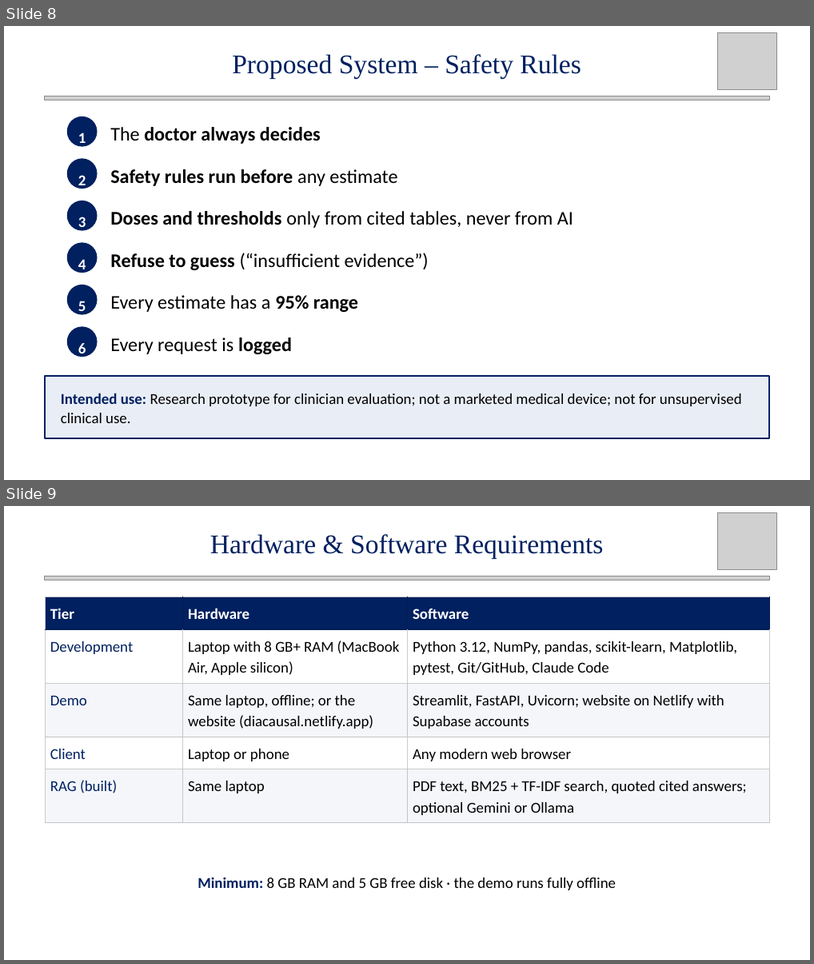
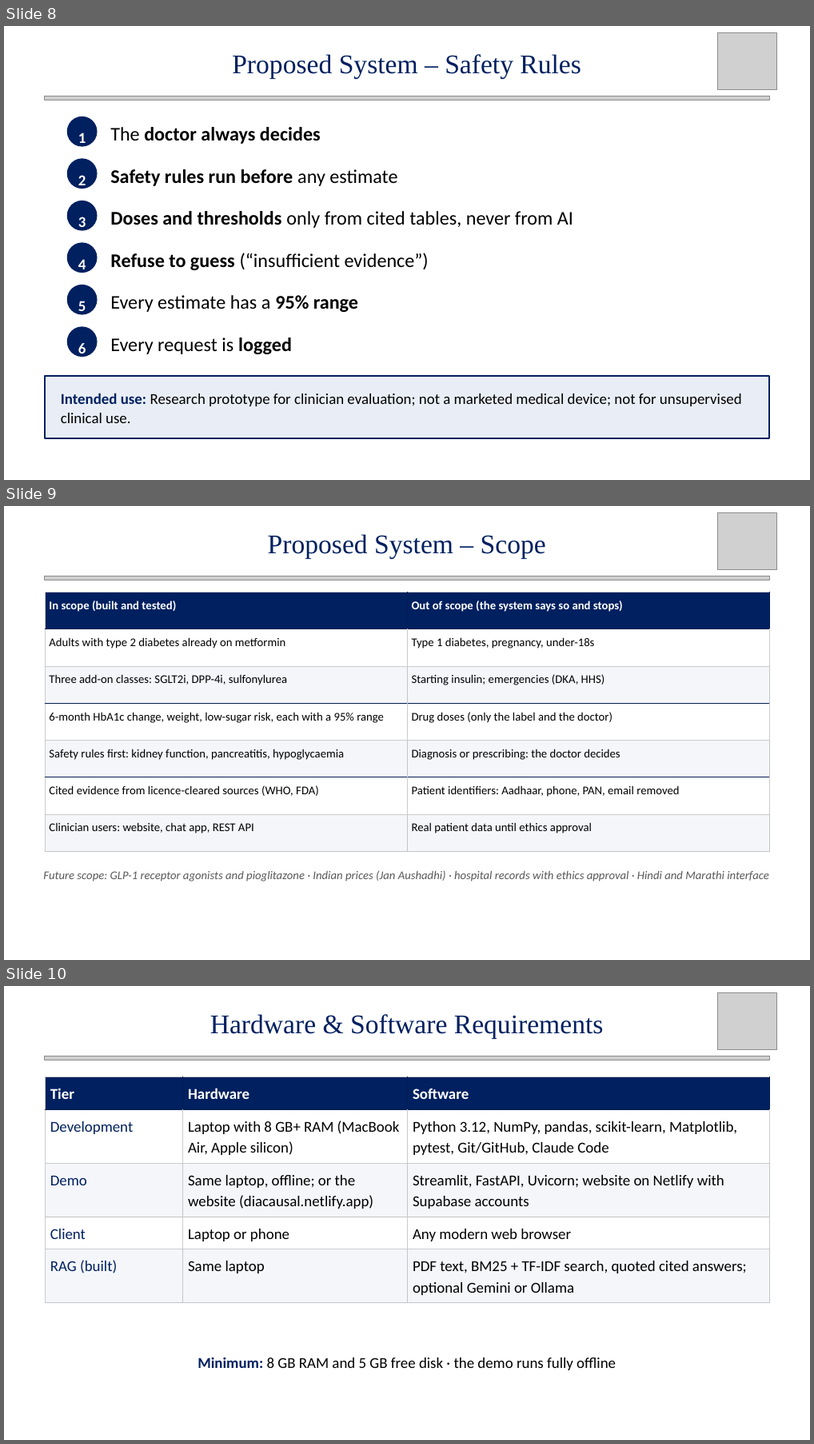
Before and after one commit to Rhian-Roy/DiaCausal-CDSS, a slide deck: docs/midsem/Intelligent_Diabetes_CDSS_MidSem_updated.pptx. Shown one above the other, each under a label of ours: slides 8 and 9 before the commit, slides 8, 9 and 10 after it. The pictures are 814x964 and 814x1444 pixels, drawn with LibreOffice and Linux fonts; fonts in the diff are those of the drawing; grey boxes stand for pictures. Boxes give left, top, right and bottom in pixels: in the first picture for what was removed or moved away, otherwise in the second. Text is boxed around its words. In the diff, an @@ line names an element or a change of style, - is before the commit and + after.

```diff
--- a/docs/midsem/Intelligent_Diabetes_CDSS_MidSem_updated.pptx
+++ b/docs/midsem/Intelligent_Diabetes_CDSS_MidSem_updated.pptx
@@ slide 9 added at <box>4,506,810,960</box>, background #FFFFFF @@
@@ picture added at <box>718,512,777,569</box> @@
@@ text added at <box>268,534,546,558</box>, 32 pt, text #002060 @@
+Proposed System – Scope
@@ picture added at <box>45,576,770,580</box> @@
@@ table added at <box>45,592,770,852</box>, 7 rows, 2 columns @@
+In scope (built and tested) | Out of scope (the system says so and stops)
+Adults with type 2 diabetes already on metformin | Type 1 diabetes, pregnancy, under-18s
+Three add-on classes: SGLT2i, DPP-4i, sulfonylurea | Starting insulin; emergencies (DKA, HHS)
+6-month HbA1c change, weight, low-sugar risk, each with a 95% range | Drug doses (only the label and the doctor)
+Safety rules first: kidney function, pancreatitis, hypoglycaemia | Diagnosis or prescribing: the doctor decides
+Cited evidence from licence-cleared sources (WHO, FDA) | Patient identifiers: Aadhaar, phone, PAN, email removed
+Clinician users: website, chat app, REST API | Real patient data until ethics approval
@@ text added at <box>43,870,770,881</box>, 14 pt, text #595959, italic @@
+Future scope: GLP-1 receptor agonists and pioglitazone · Indian prices (Jan Aushadhi) · hospital records with ethics approval · Hindi and Marathi interface
@@ what was slide 9 is now slide 10 @@
```
Also in this commit, not shown: 5 slides changed, 3 other slides added, 12 other files.
